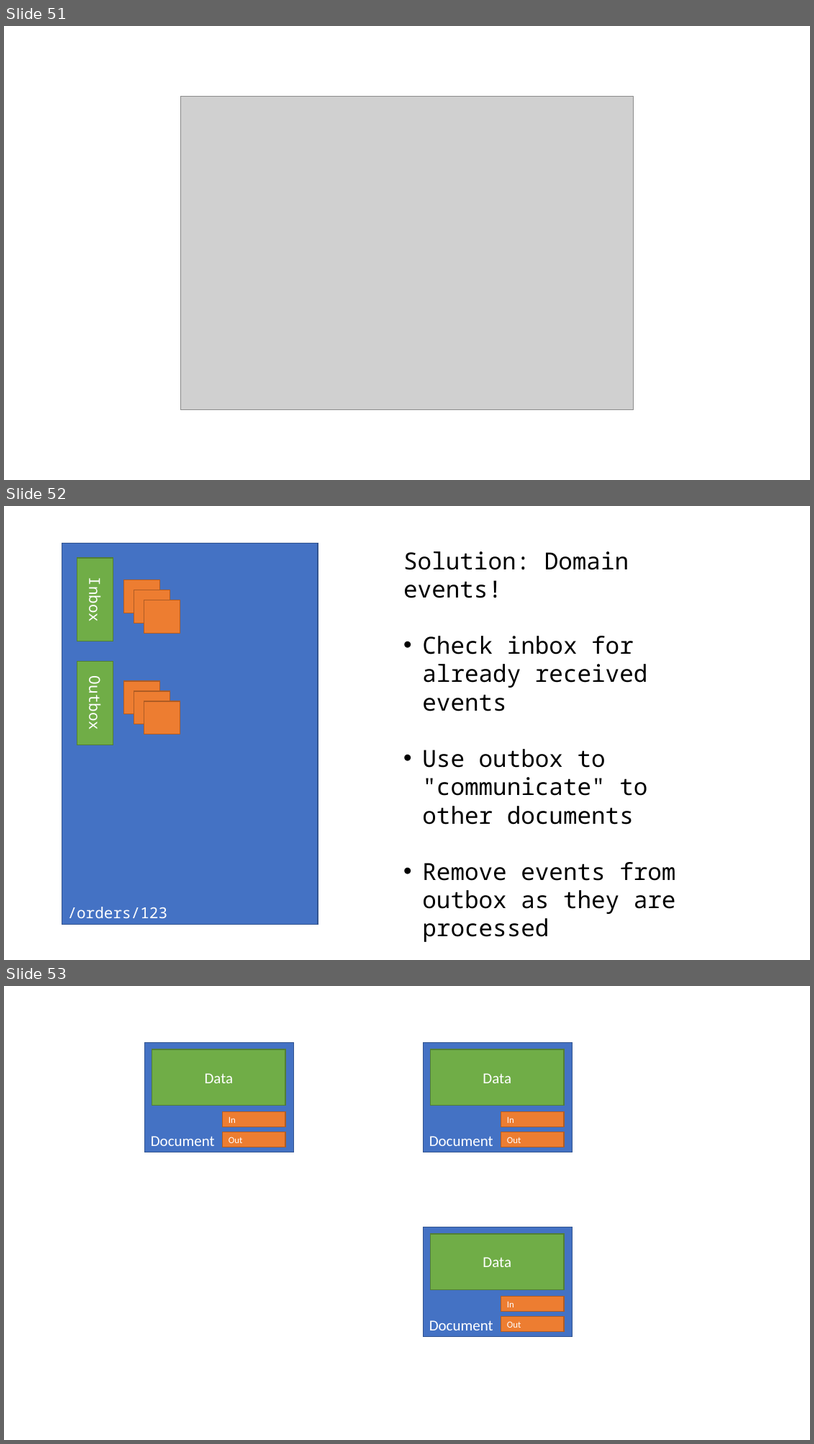
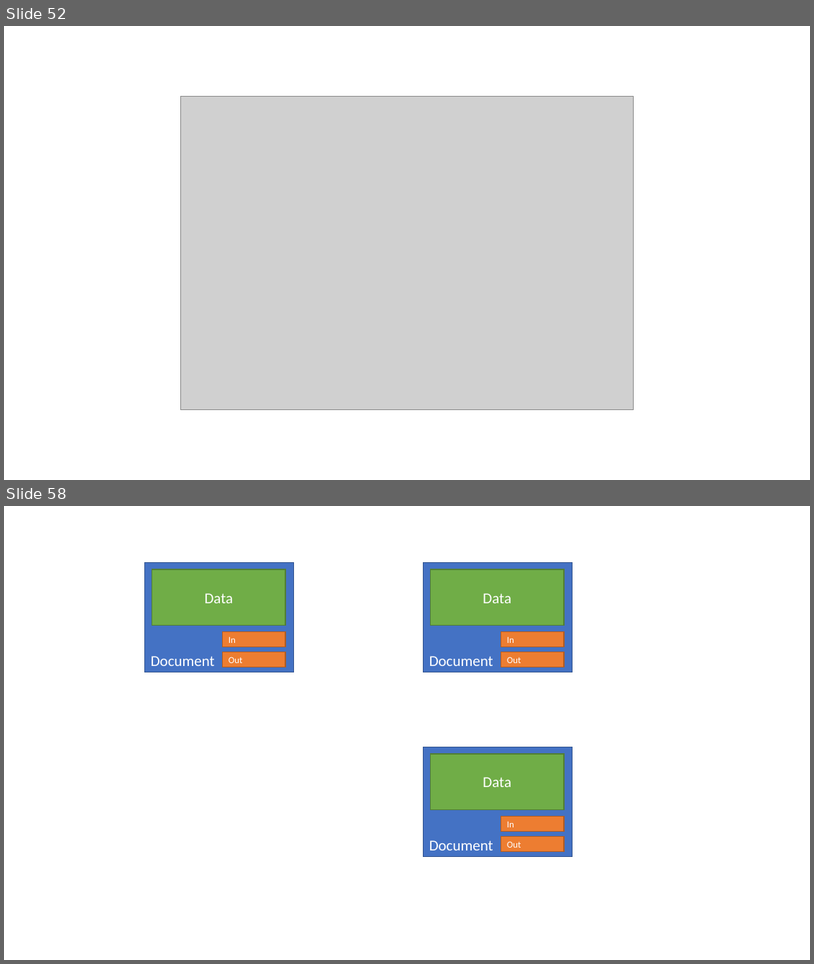
Before and after one commit to jbogard/presentations, a slide deck: FromSQLtoAzureCosmosDB/FromSQLtoAzureCosmosDB.pptx. Shown one above the other, each under a label of ours: slides 51, 52 and 53 before the commit, slides 52 and 58 after it; the slides between them are not shown. The pictures are 814x1444 and 814x964 pixels, drawn with LibreOffice and Linux fonts; fonts in the diff are those of the drawing; grey boxes stand for pictures. Boxes give left, top, right and bottom in pixels: in the first picture for what was removed or moved away, otherwise in the second. Text is boxed around its words. In the diff, an @@ line names an element or a change of style, - is before the commit and + after.

```diff
--- a/FromSQLtoAzureCosmosDB/FromSQLtoAzureCosmosDB.pptx
+++ b/FromSQLtoAzureCosmosDB/FromSQLtoAzureCosmosDB.pptx
@@ slide 52 removed at box(4, 506, 810, 960), background #FFFFFF @@
@@ rectangle removed at box(62, 543, 319, 924) @@
-/orders/123
@@ rectangle removed at box(77, 558, 113, 641) @@
-Inbox
@@ text removed at box(404, 551, 676, 942) @@
-Solution: Domain events!
-• Check inbox for already received events
-• Use outbox to "communicate" to other documents
-• Remove events from outbox as they are processed
@@ rectangle removed at box(124, 580, 160, 613) @@
@@ rectangle removed at box(134, 590, 170, 623) @@
@@ rectangle removed at box(144, 600, 180, 633) @@
@@ rectangle removed at box(77, 662, 113, 745) @@
-Outbox
@@ rectangle removed at box(124, 681, 160, 713) @@
@@ rectangle removed at box(134, 691, 170, 723) @@
@@ rectangle removed at box(144, 701, 180, 734) @@
@@ what was slide 51 is now slide 52 @@
@@ what was slide 53 is now slide 58 @@
```
Also in this commit, not shown: 1 slide changed, 58 slides added, 4 other files.
